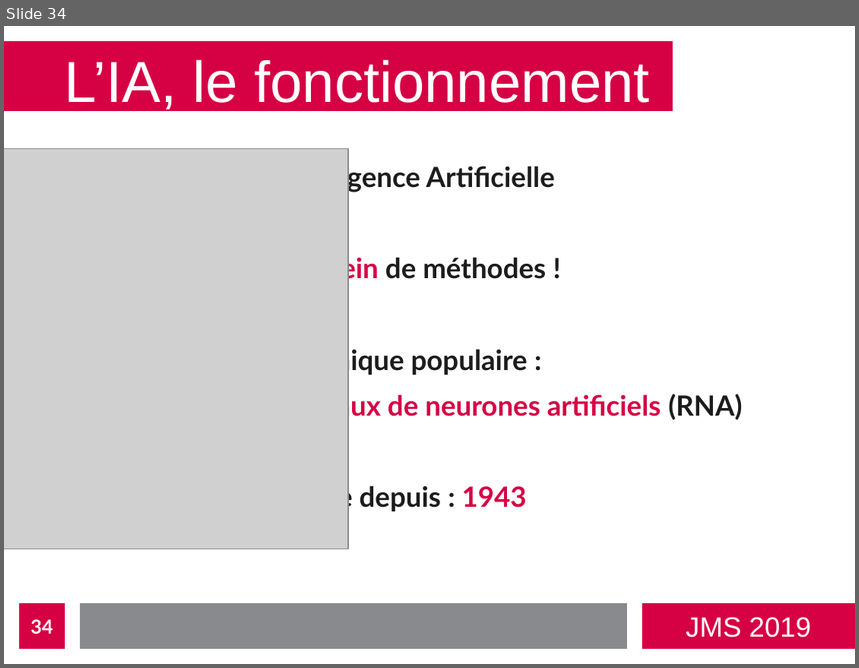
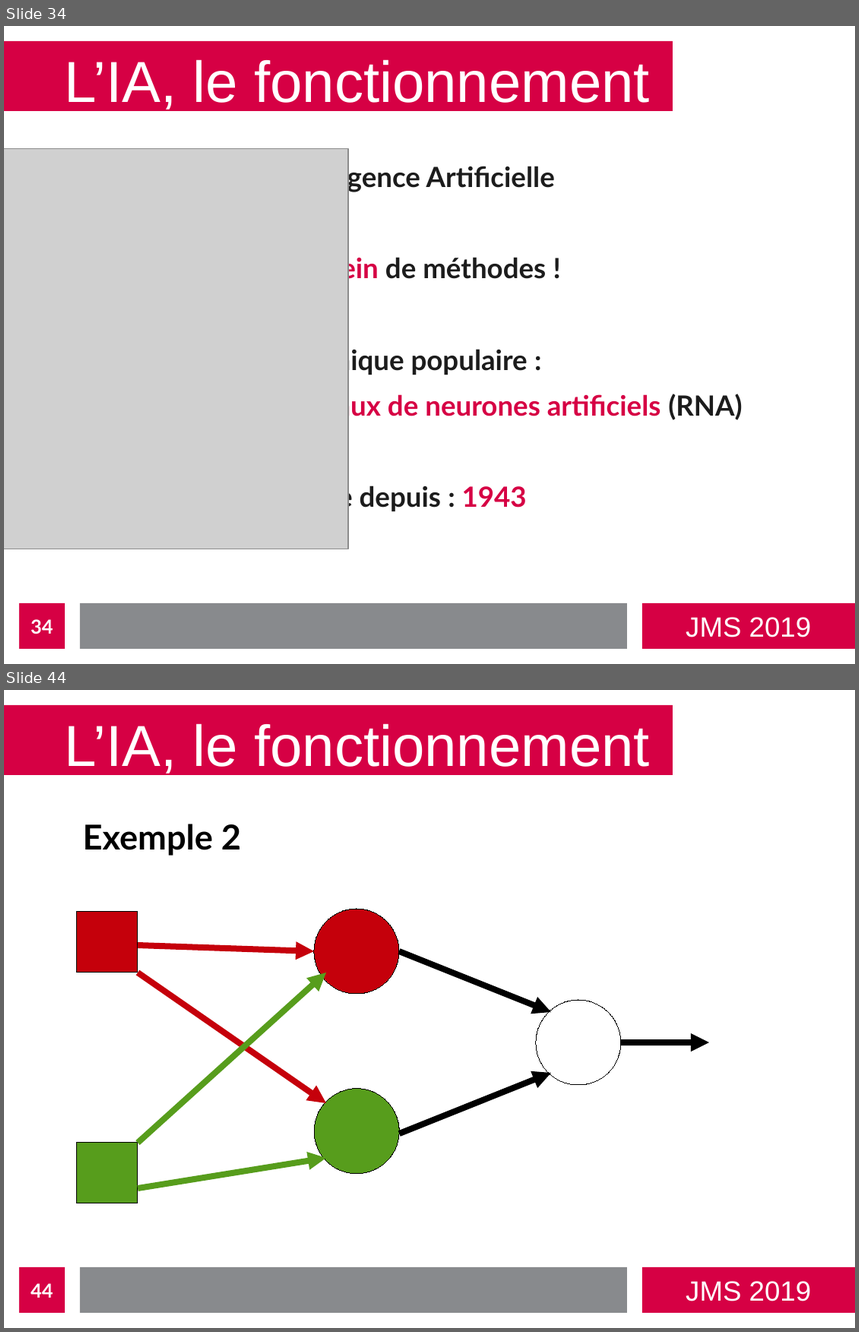
Before and after one commit to bastienvanderplaetse/JMS-2019, a slide deck: presentation-expanded.odp. Shown one above the other, each under a label of ours: slide 34 before the commit, slides 34 and 44 after it; the slides between them are not shown. The pictures are 859x668 and 859x1332 pixels, drawn with LibreOffice and Linux fonts; fonts in the diff are those of the drawing; grey boxes stand for pictures. Boxes give left, top, right and bottom in pixels: in the first picture for what was removed or moved away, otherwise in the second. Text is boxed around its words. In the diff, an @@ line names an element or a change of style, - is before the commit and + after.

Commit message:
Exemple RNA

```diff
--- a/presentation-expanded.odp
+++ b/presentation-expanded.odp
@@ slide 44 added at <box>4,690,855,1328</box>, background #FFFFFF; not listed: 4 template elements that a slide beside it also shows @@
@@ title added at <box>65,723,650,777</box>, 54 pt, text #FFFFFF @@
+L’IA, le fonctionnement
@@ text added at <box>83,824,241,856</box>, 32 pt, text #000000, bold @@
+Exemple 2
@@ rectangle added at <box>77,912,138,973</box>, fill #C5000B, outline #000000 0 pt @@
@@ ellipse added at <box>315,909,399,993</box>, fill #C5000B, outline #000000 0 pt @@
@@ arrow added from (138, 945) to (315, 952), #C5000B 5.67 pt @@
@@ arrow added from (399, 952) to (552, 1012), #000000 5.67 pt @@
@@ arrow added from (138, 973) to (326, 1103), #C5000B 5.67 pt @@
@@ arrow added from (138, 1144) to (326, 973), #579D1C 5.67 pt @@
@@ ellipse added at <box>536,1001,621,1085</box>, fill #FFFFFF, outline #000000 0 pt @@
@@ arrow added from (621, 1043) to (709, 1043), #000000 5.67 pt @@
@@ arrow added from (399, 1134) to (552, 1073), #000000 5.67 pt @@
@@ ellipse added at <box>315,1088,399,1173</box>, fill #579D1C, outline #000000 0 pt @@
@@ rectangle added at <box>77,1144,138,1205</box>, fill #579D1C, outline #000000 0 pt @@
@@ arrow added from (138, 1189) to (326, 1158), #579D1C 5.67 pt @@
@@ page number added at <box>19,1268,65,1313</box>, fill #D60044, 18 pt, text #FFFFFF, bold @@
+44
```
Also in this commit, not shown: 1 slide changed, 11 other slides added, 2 other files.
